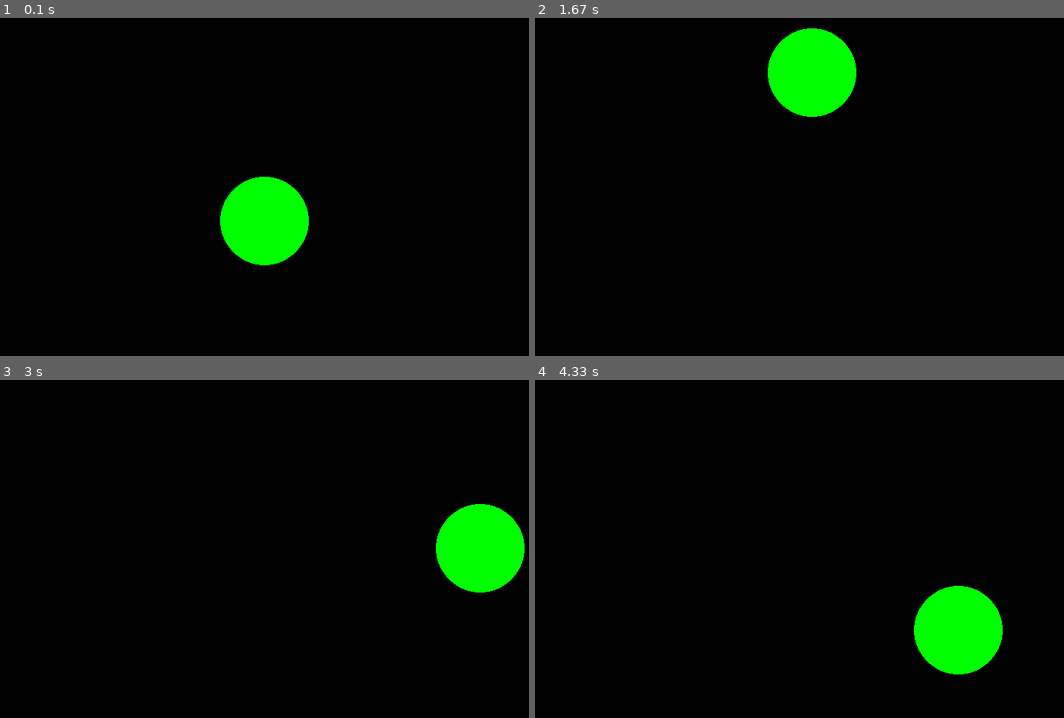
Above: before the commit, frames 1-4 (two rows, left to right).
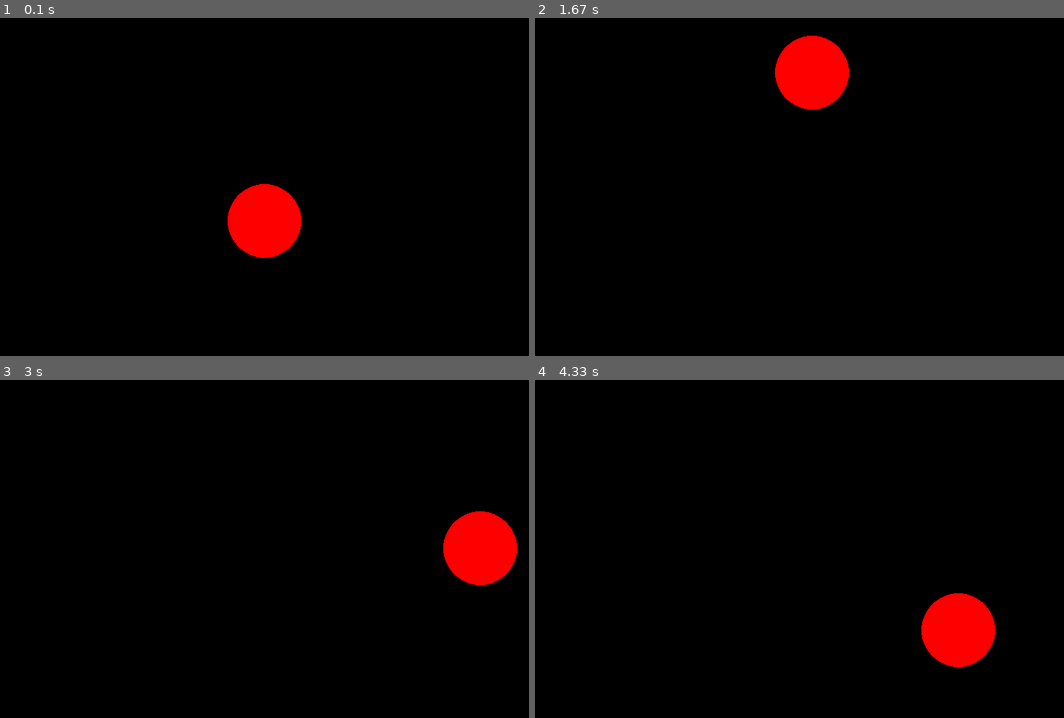
Above: after the commit, the same moments.

Repository: ArchakovBullet/Scripts_Python
Game: pygame game, started from Book_Python_for_Children/Ball is behind the cursor.py
Same seed, same stepped clock (60 frames per second), same inputs: the game is played once before the commit and once after it.
Inputs (mouse positions are in pixels of both pictures, inside the frame that each line leads up to):
- Up to frame 1 (0.1 s): no input
- Up to frame 2 (1.67 s): click (778, 241) at 0.38 s; click (656, 224) at 0.72 s; click (884, 65) at 1.05 s; click (810, 72) at 1.38 s
- Up to frame 3 (3 s): click (275, 630) at 1.72 s; click (417, 653) at 2.05 s; click (417, 545) at 2.38 s; click (481, 549) at 2.72 s
- Up to frame 4 (4.33 s): click (1005, 670) at 3.05 s; click (825, 565) at 3.38 s; click (672, 505) at 3.72 s; click (958, 630) at 4.05 s

The runs differ from the first frame. In frame 1, 3.4% of the frame differs, in the area x 41-59%, y 46-74%; in frame 2, 3.4%; in frame 3, 3.4%; in frame 4, 3.4%.

Commit message:
Обновление учебных проектов

Diff:
--- a/Book_Python_for_Children/Ball is behind the cursor.py
+++ b/Book_Python_for_Children/Ball is behind the cursor.py
@@ -10,12 +10,12 @@
 # надпись на окошке слева вверху:
 pg.display.set_caption('Лети к курсору')
 
-# координаты объекта(шарика) в окошке.
+#  начальные координаты объекта(шарика) в окошке при запуске.
 x,y=400,300
 
-size = 60 #размер шарика. Можно например 200 бахнуть.
-# color = (255,0,0) # цвет красный. Если зеленый то: (0, 255, 0)
-color = (0,255,0)
+size = 50 #размер шарика. Можно например 200 бахнуть.
+color = (255,0,0) # цвет красный. Если зеленый то: (0, 255, 0)
+# color = (0,255,0)   # зеленый то: (0, 255, 0)
 
 while True:
     for event in pg.event.get():
--- /dev/null
+++ b/Мой_Новый_Проект/main.py
@@ -0,0 +1 @@
+print('Hello, World!')
